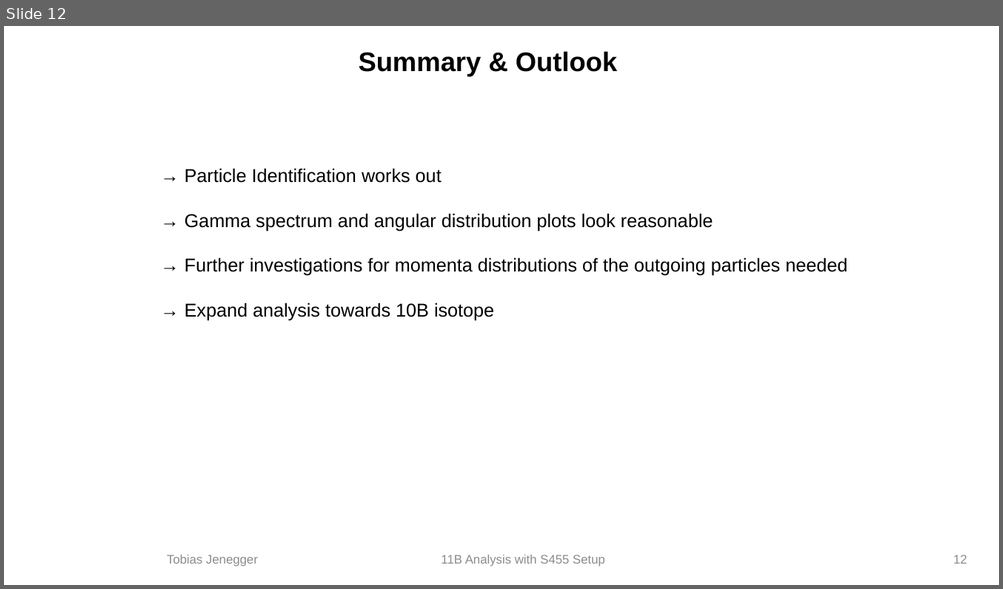
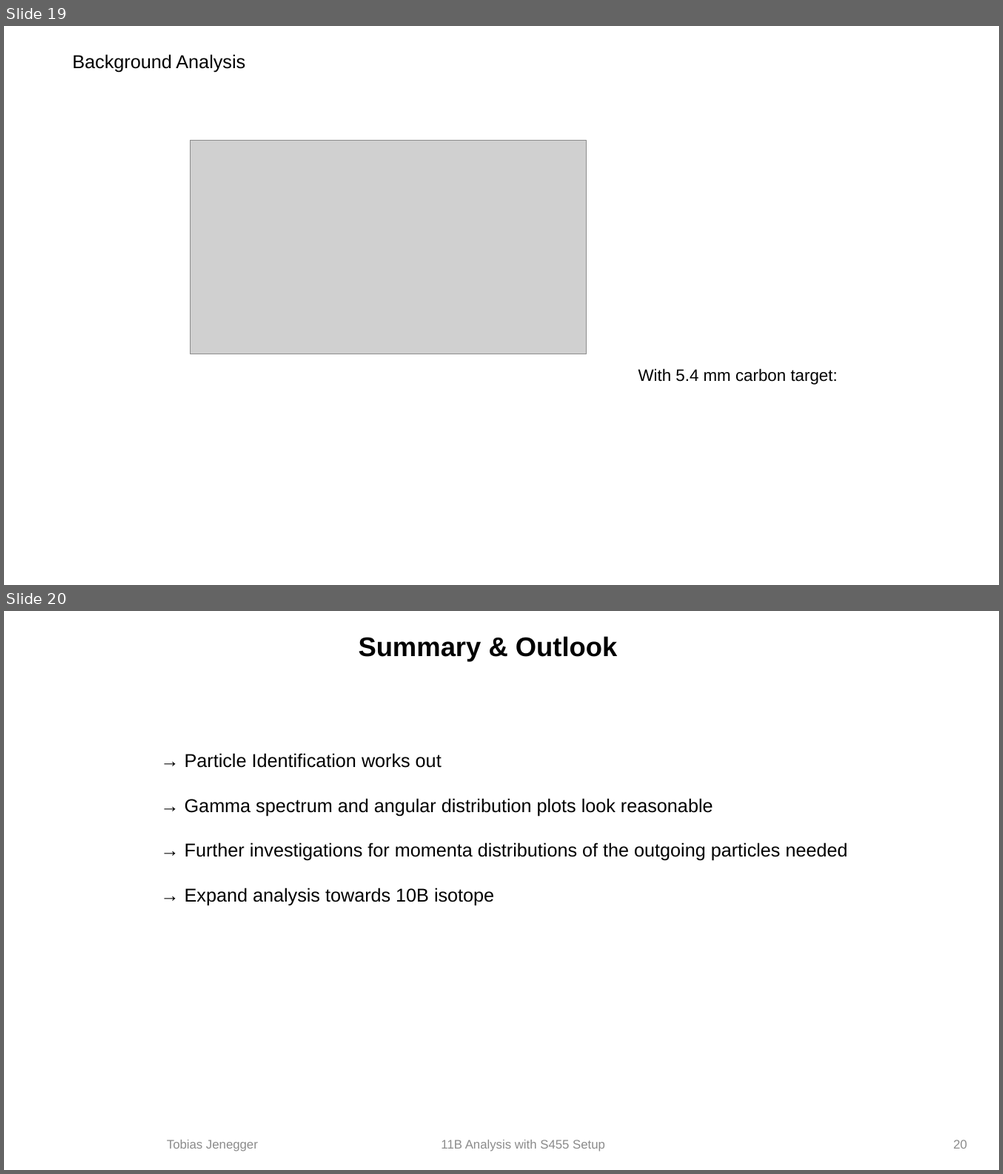
Before and after one commit to jenegger/r3b_wg, a slide deck: r3b_presentation.odp. Shown one above the other, each under a label of ours: slide 12 before the commit, slides 19 and 20 after it. The pictures are 1003x589 and 1003x1174 pixels, drawn with LibreOffice and Linux fonts; fonts in the diff are those of the drawing; grey boxes stand for pictures; background and template pictures are left out. Boxes give left, top, right and bottom in pixels: in the first picture for what was removed or moved away, otherwise in the second. Text is boxed around its words. In the diff, an @@ line names an element or a change of style, - is before the commit and + after.

```diff
--- a/r3b_presentation.odp
+++ b/r3b_presentation.odp
@@ slide 19 added at [4,26,999,585], background #FFFFFF @@
@@ title added at [72,54,245,73], 18 pt, text #000000 @@
+Background Analysis
@@ picture added at [190,140,586,355] @@
@@ text added at [638,369,837,385], 16 pt, text #000000 @@
+With 5.4 mm carbon target:
@@ what was slide 12 is now slide 20 @@
@@ page number at [953,1140,967,1149]: text changed @@
-12
+20
```
Also in this commit, not shown: 1 slide changed, 7 other slides added, 1 other file.
